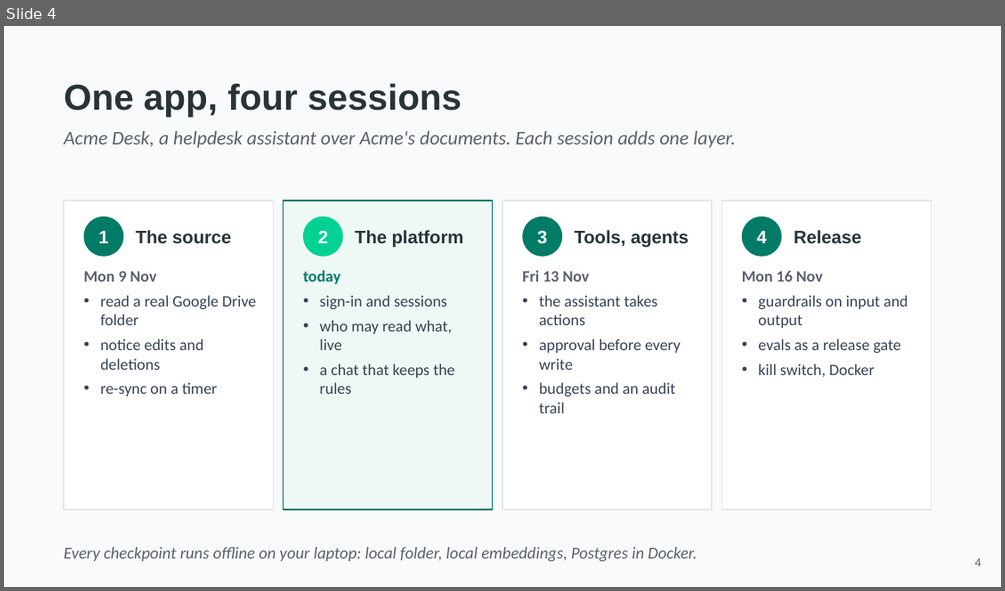
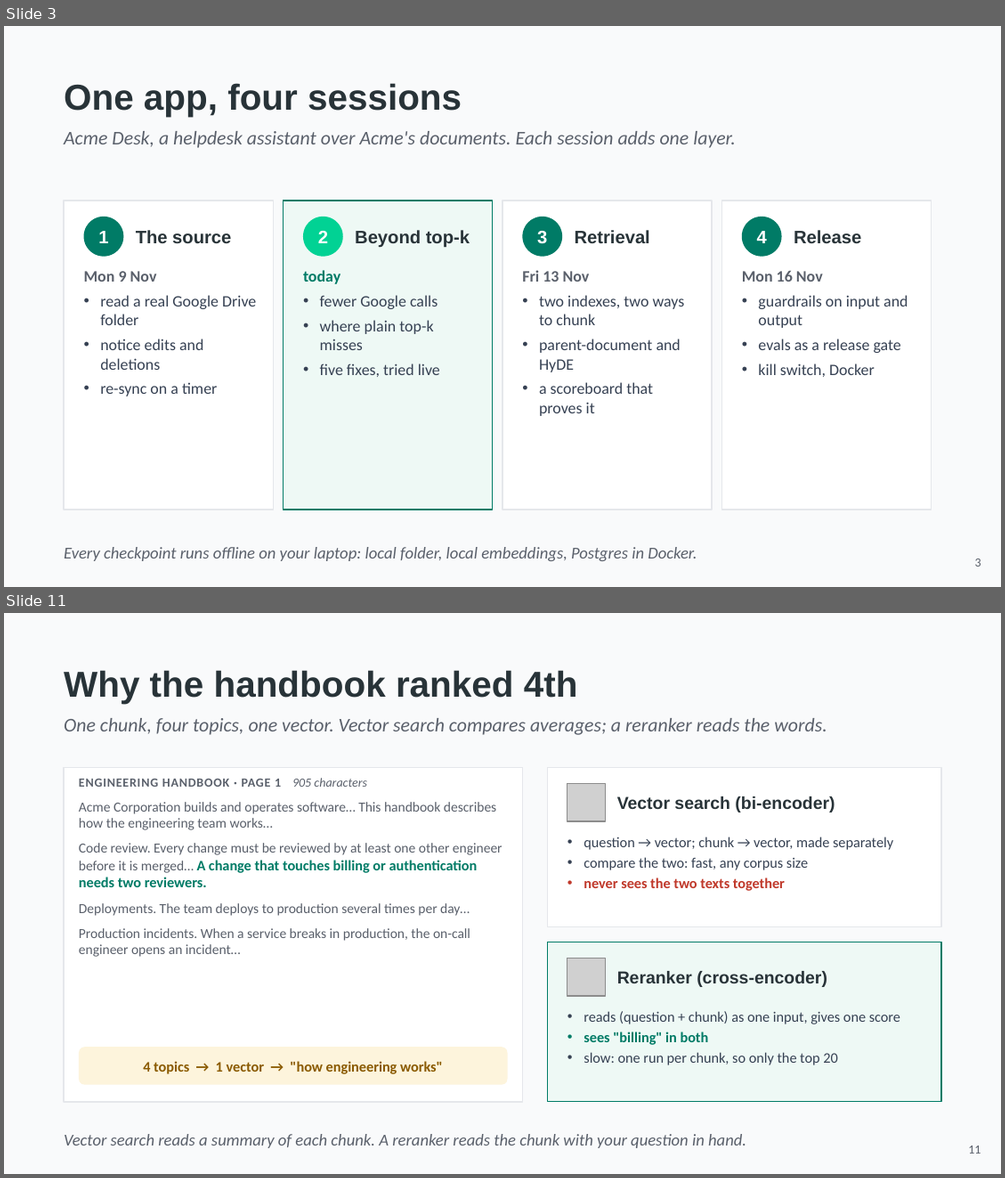
Before and after one commit to hasankanaan26/acme-desk, a slide deck: slides/part2-platform.pptx. Shown one above the other, each under a label of ours: slide 4 before the commit, slides 3 and 11 after it; the slides between them are not shown. The pictures are 1005x591 and 1005x1178 pixels, drawn with LibreOffice and Linux fonts; fonts in the diff are those of the drawing; grey boxes stand for pictures. Boxes give left, top, right and bottom in pixels: in the first picture for what was removed or moved away, otherwise in the second. Text is boxed around its words. In the diff, an @@ line names an element or a change of style, - is before the commit and + after.

```diff
--- a/slides/part2-platform.pptx
+++ b/slides/part2-platform.pptx
@@ slide 11 added at bbox=[4, 613, 1001, 1174], background #F9FAFB @@
@@ text added at bbox=[64, 670, 578, 704], 26 pt, text #283338, bold @@
+Why the handbook ranked 4th
@@ text added at bbox=[64, 718, 826, 735], 14 pt, text #5A606B, italic @@
+One chunk, four topics, one vector. Vector search compares averages; a reranker reads the words.
@@ rectangle added at bbox=[64, 768, 522, 1102], fill #FFFFFF, outline #E5E7EB 1 pt @@
@@ rectangle added at bbox=[547, 768, 941, 927], fill #FFFFFF, outline #E5E7EB 1 pt @@
@@ text added at bbox=[79, 778, 502, 957], 10 pt, text #5A606B @@
+ENGINEERING HANDBOOK · PAGE 1 905 characters
+Acme Corporation builds and operates software… This handbook describes how the engineering team works…
+Code review. Every change must be reviewed by at least one other engineer before it is merged… A change that touches billing or authentication needs two reviewers.
+Deployments. The team deploys to production several times per day…
+Production incidents. When a service breaks in production, the on-call engineer opens an incident…
@@ picture added at bbox=[567, 784, 605, 821] @@
@@ text added at bbox=[617, 796, 834, 812], 12.5 pt, text #283338, bold @@
+Vector search (bi-encoder)
@@ text added at bbox=[583, 836, 893, 891], 10.5 pt, text #364153 @@
+• question → vector; chunk → vector, made separately
+• compare the two: fast, any corpus size
+• never sees the two texts together
@@ rectangle added at bbox=[547, 942, 941, 1102], fill #EEF9F5, outline #007B66 1 pt @@
@@ picture added at bbox=[567, 958, 605, 996] @@
@@ text added at bbox=[617, 971, 827, 987], 12.5 pt, text #283338, bold @@
+Reranker (cross-encoder)
@@ text added at bbox=[583, 1011, 900, 1065], 10.5 pt, text #364153 @@
+• reads (question + chunk) as one input, gives one score
+• sees "billing" in both
+• slow: one run per chunk, so only the top 20
@@ rounded rectangle added at bbox=[79, 1046, 508, 1085], fill #FDF4DC @@
@@ text added at bbox=[143, 1061, 443, 1074], 10.5 pt, text #8A5A00, bold @@
+4 topics → 1 vector → "how engineering works"
@@ text added at bbox=[64, 1134, 746, 1148], 12 pt, text #5A606B, italic @@
+Vector search reads a summary of each chunk. A reranker reads the chunk with your question in hand.
@@ text added at bbox=[968, 1145, 980, 1153], 9 pt, text #5A606B @@
+11
@@ what was slide 4 is now slide 3 @@
@@ slide 3 changed as well @@
@@ text at bbox=[355, 230, 469, 248]: text changed @@
-The platform
+Beyond top-k
@@ text at bbox=[574, 230, 650, 243]: text changed @@
-Tools, agents
+Retrieval
@@ text at bbox=[320, 295, 440, 377]: text changed @@
-• sign-in and sessions
-• who may read what, live
-• a chat that keeps the rules
+• fewer Google calls
+• where plain top-k misses
+• five fixes, tried live
@@ text at bbox=[539, 295, 685, 416]: text changed @@
-• the assistant takes actions
-• approval before every write
-• budgets and an audit trail
+• two indexes, two ways to chunk
+• parent-document and HyDE
+• a scoreboard that proves it
@@ text at bbox=[975, 558, 981, 566]: text changed @@
-4
+3
```
Also in this commit, not shown: 18 other slides changed, 20 other slides added, 20 slides removed, 9 other files.
